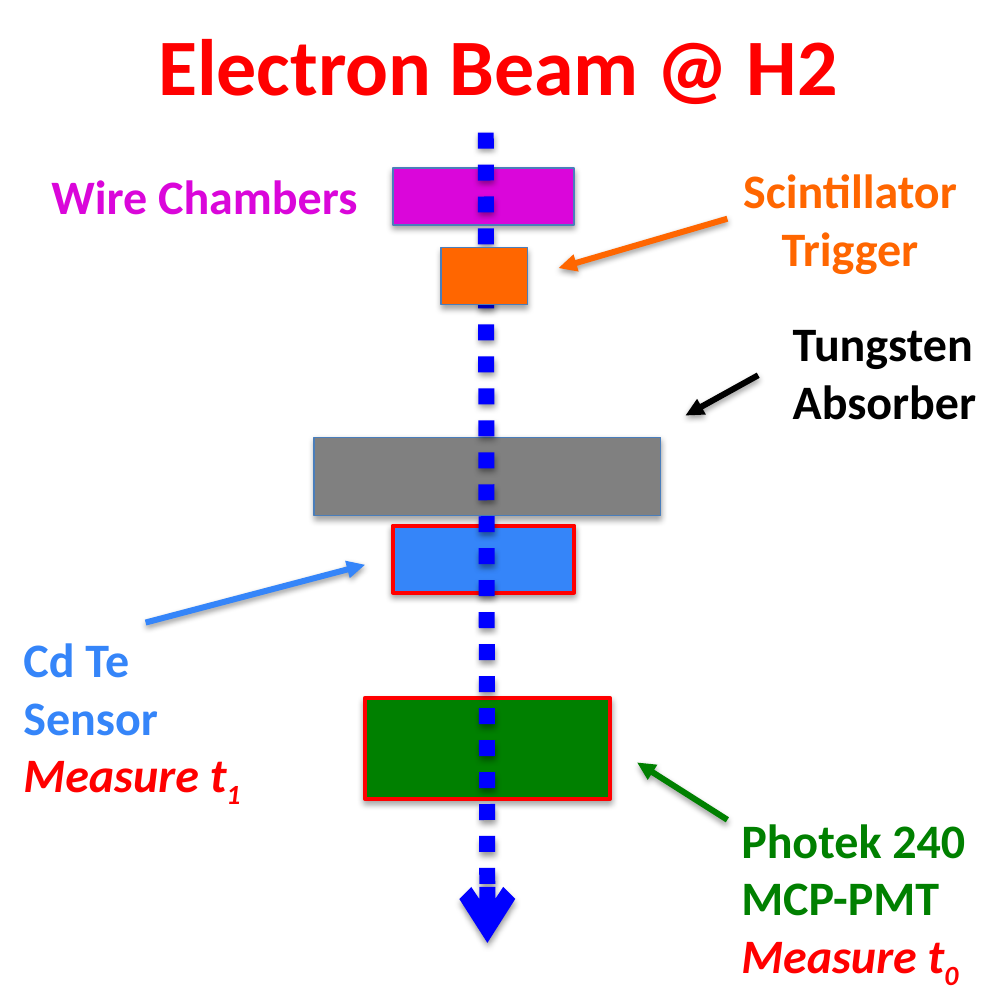
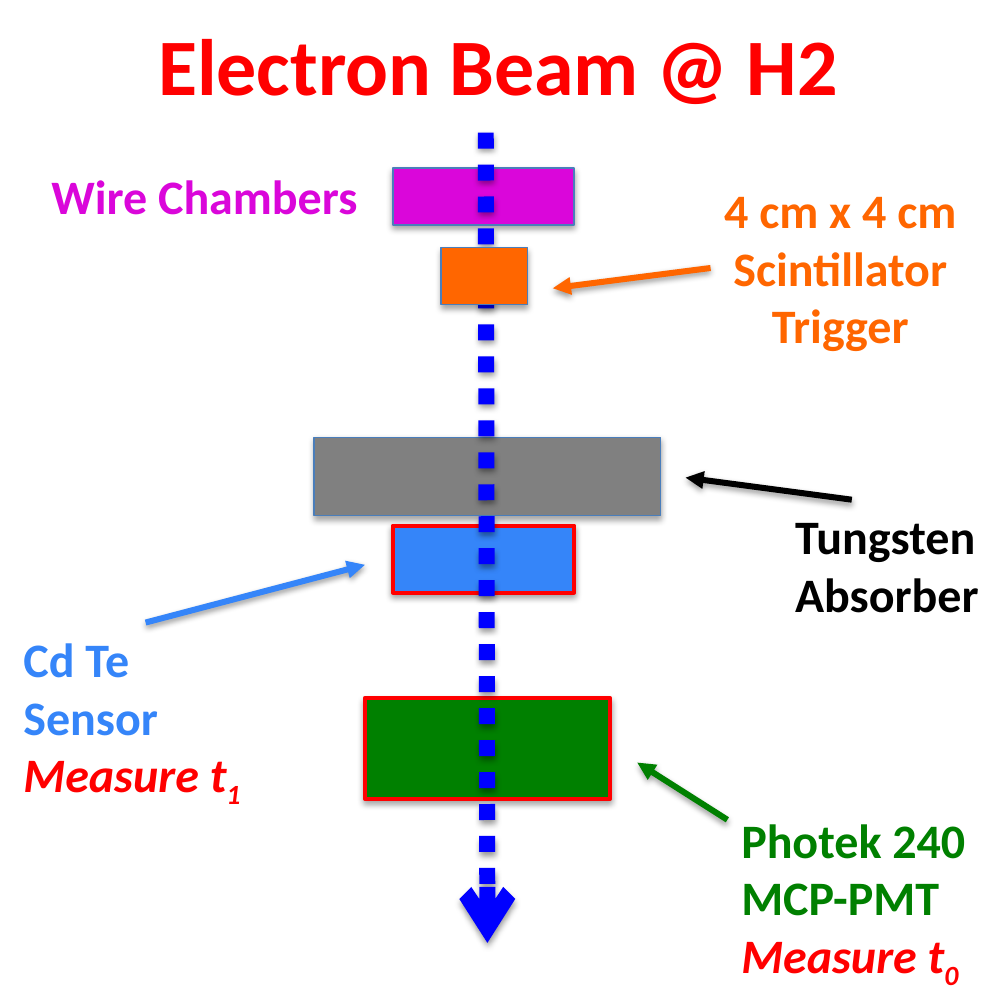
Before and after one commit to CaltechPrecisionTiming/t1065-dec-2015, a slide deck: slide 1 of doc/papers/CdTeSensor/figures/H2_BeamSchematicDiagram.pptx. Drawn at 1008x1008 pixels with LibreOffice and Linux fonts; fonts in the diff are those of the drawing. Boxes give left, top, right and bottom in pixels: in the first picture for what was removed or moved away, otherwise in the second. Text is boxed around its words. In the diff, an @@ line names an element or a change of style, - is before the commit and + after.

```diff
--- a/doc/papers/CdTeSensor/figures/H2_BeamSchematicDiagram.pptx
+++ b/doc/papers/CdTeSensor/figures/H2_BeamSchematicDiagram.pptx
@@ text "4 cm x 4 cm": place and size @@
-text "4 cm x 4 cm" at bbox=[743, 174, 957, 274]
+text "4 cm x 4 cm" at bbox=[724, 196, 956, 351]
@@ text at bbox=[724, 196, 956, 229]: paragraph added @@
+4 cm x 4 cm
@@ arrow moved from (727, 219) - (559, 268) to (710, 268) - (553, 288) @@
@@ arrow moved from (759, 376) - (685, 415) to (852, 500) - (685, 478) @@
@@ text "Tungsten": place and size @@
-text "Tungsten" at bbox=[793, 330, 976, 420]
+text "Tungsten" at bbox=[795, 523, 978, 613]
```
Also in this commit, not shown: 1 other file.
